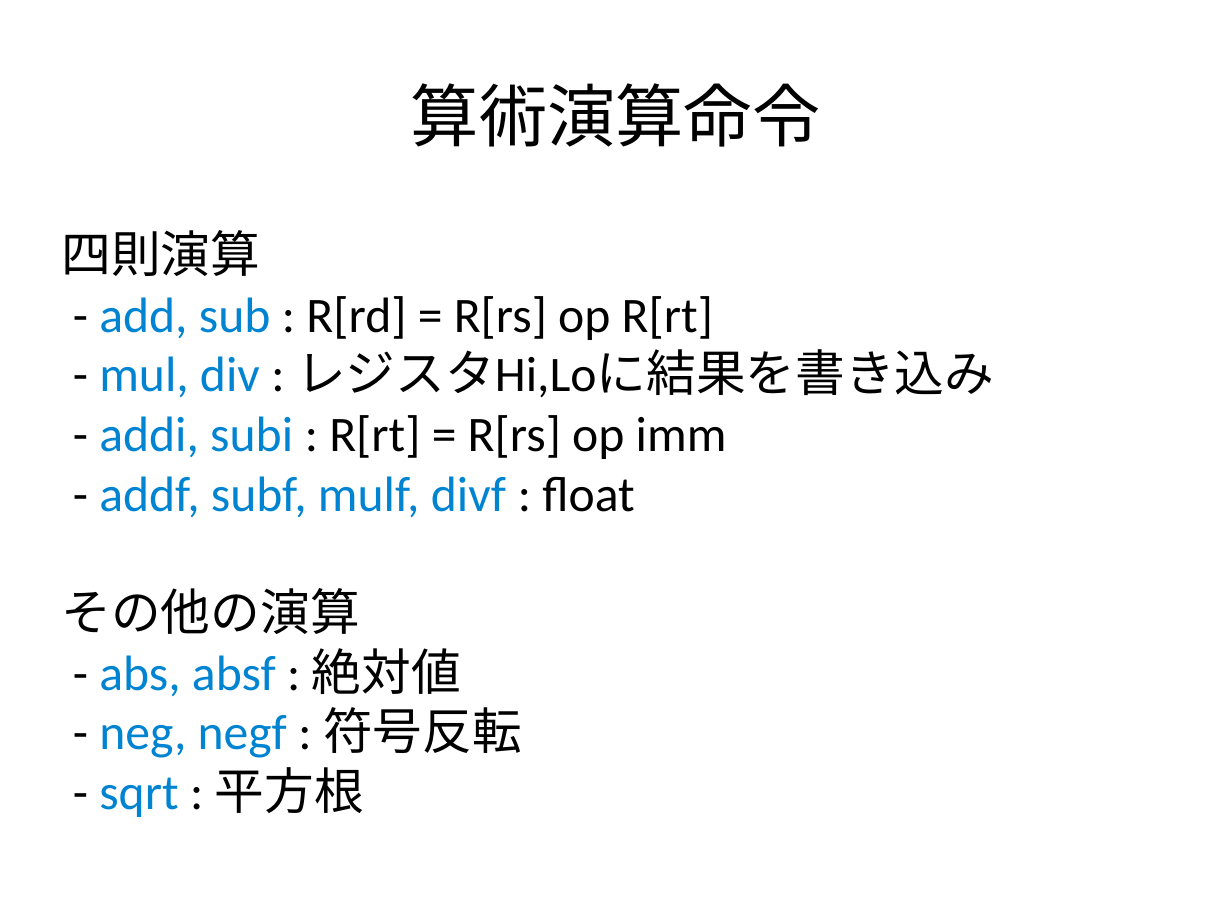
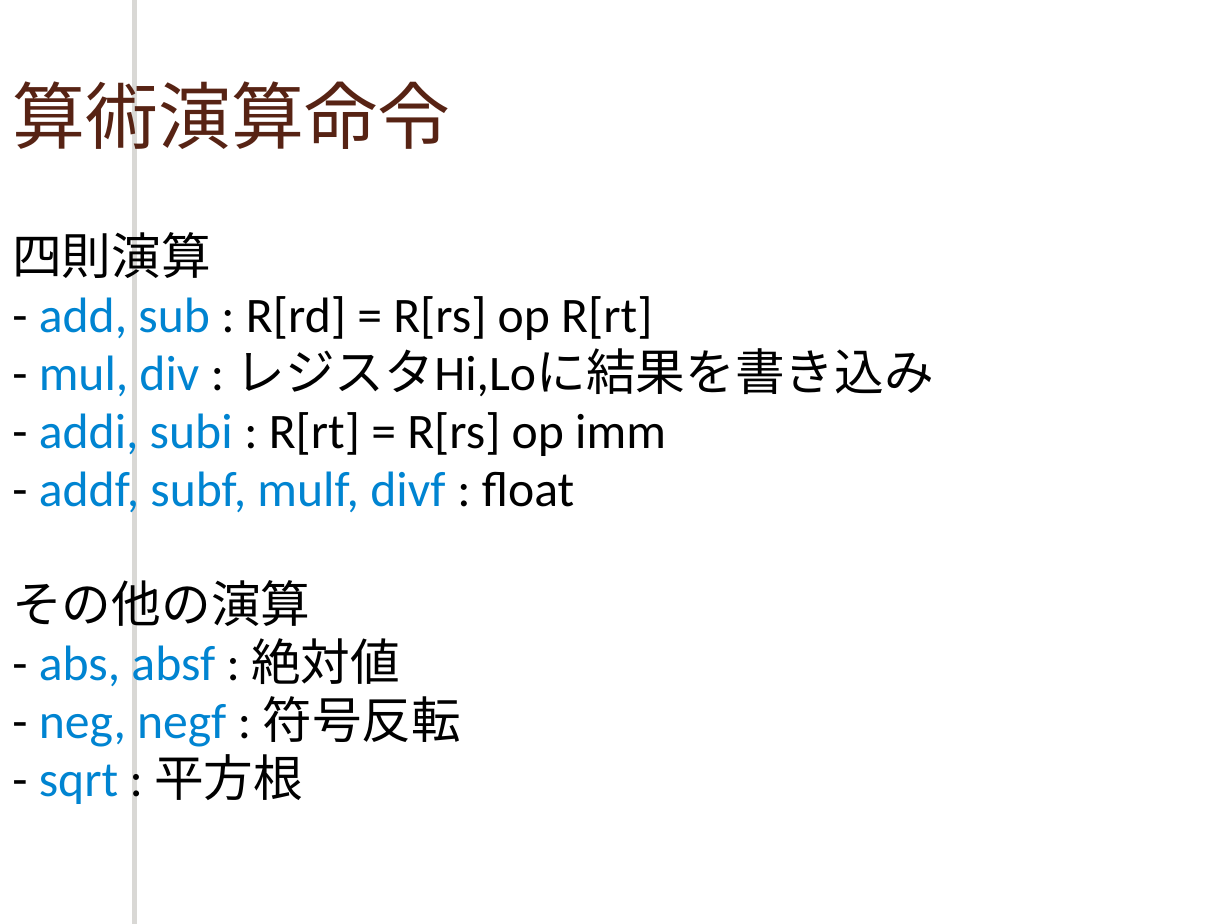
Before and after one commit to cpumul4/cpuex, a slide deck: slide 5 of 10_09.odp (slide 4 before the commit). Drawn at 1232x924 pixels with LibreOffice and Linux fonts; fonts in the diff are those of the drawing; background and template pictures are left out. Boxes give left, top, right and bottom in pixels: in the first picture for what was removed or moved away, otherwise in the second. Text is boxed around its words. In the diff, an @@ line names an element or a change of style, - is before the commit and + after.

```diff
--- a/10_09.odp
+++ b/10_09.odp
@@ freeform shape added at (136, 0, 146, 924), fill #FFFFFF @@
@@ title "算術演算命令": place and size @@
-title "算術演算命令" at (411, 83, 821, 147)
+title "算術演算命令" at (12, 69, 450, 162)
@@ title "算術演算命令" at (12, 69, 450, 162): size 44 to 47 pt, text colour #000000 to #572314; alignment centre to left @@
@@ subtitle "四則演算": place and size @@
-subtitle "四則演算" at (62, 230, 994, 817)
+subtitle "四則演算" at (12, 224, 934, 804)
@@ subtitle "四則演算" at (12, 224, 934, 804): line spacing 1 to 0.8; more space between paragraphs @@
```
Also in this commit, not shown: 6 other slides changed, 8 slides added, 2 slides removed.
